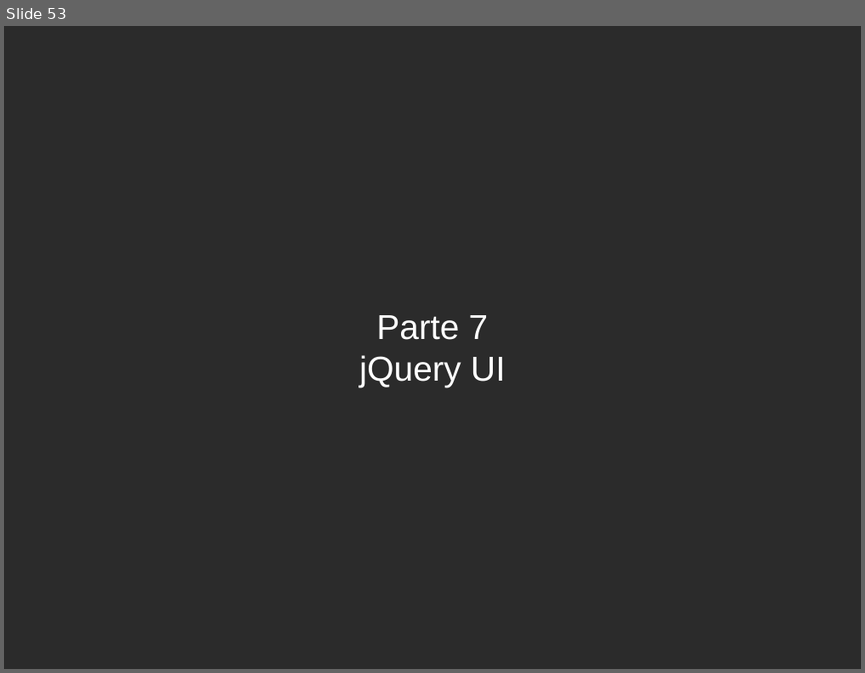
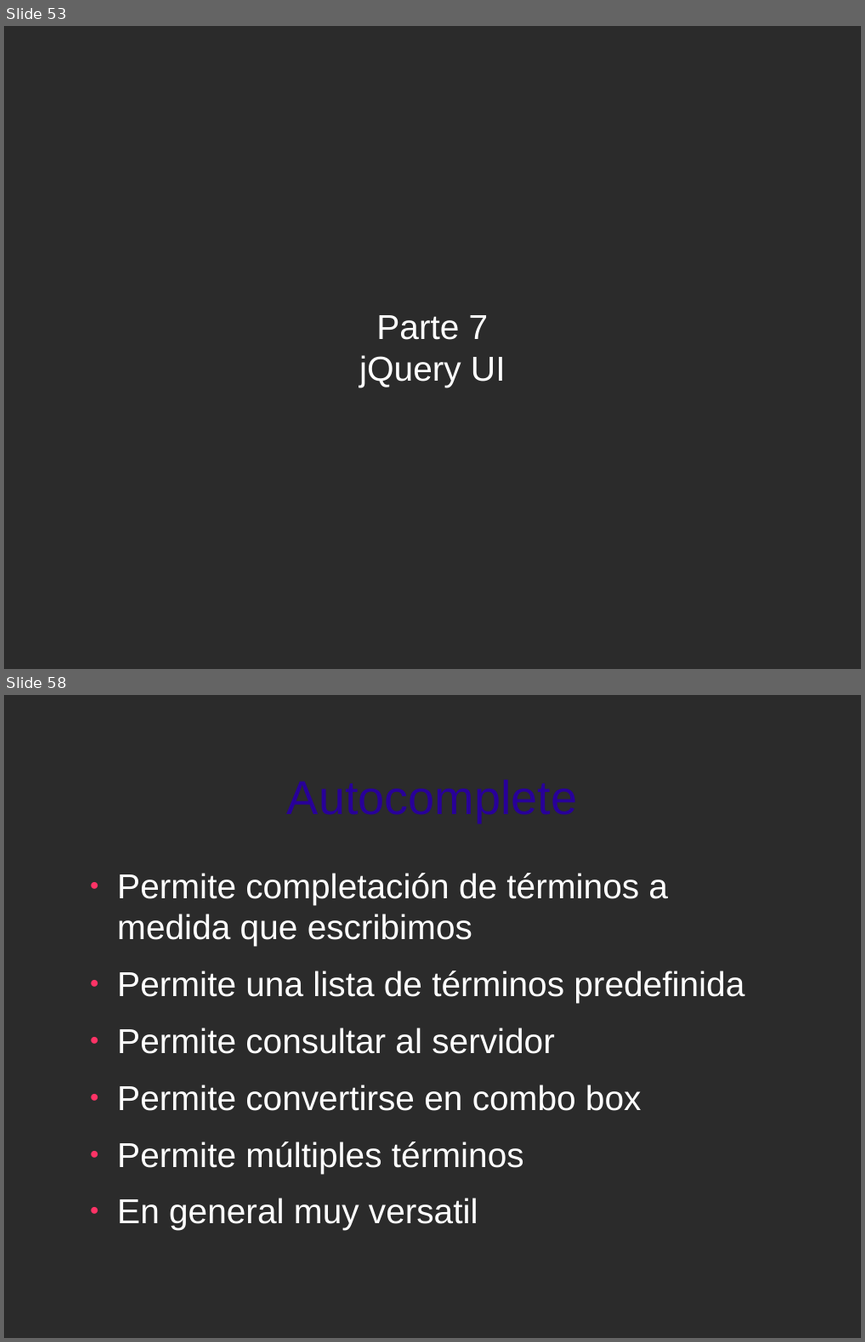
Before and after one commit to jorgeu/curso-jquery, a slide deck: curso-jquery.odp. Shown one above the other, each under a label of ours: slide 53 before the commit, slides 53 and 58 after it; the slides between them are not shown. The pictures are 865x673 and 865x1342 pixels, drawn with LibreOffice and Linux fonts; fonts in the diff are those of the drawing; background and template pictures are left out; a plain dark background stands for a picture behind light text. Boxes give left, top, right and bottom in pixels: in the first picture for what was removed or moved away, otherwise in the second. Text is boxed around its words. In the diff, an @@ line names an element or a change of style, - is before the commit and + after.

```diff
--- a/curso-jquery.odp
+++ b/curso-jquery.odp
@@ slide 58 added at [4,695,861,1338], background picture (left out) @@
@@ title added at [287,779,577,823], 44 pt, text #280099 @@
+Autocomplete
@@ text added at [117,873,744,1230], 32 pt, text #FFFFFF @@
+● Permite completación de términos a medida que escribimos
+● Permite una lista de términos predefinida
+● Permite consultar al servidor
+● Permite convertirse en combo box
+● Permite múltiples términos
+● En general muy versatil
```
Also in this commit, not shown: 16 other slides added, 50 other files.
